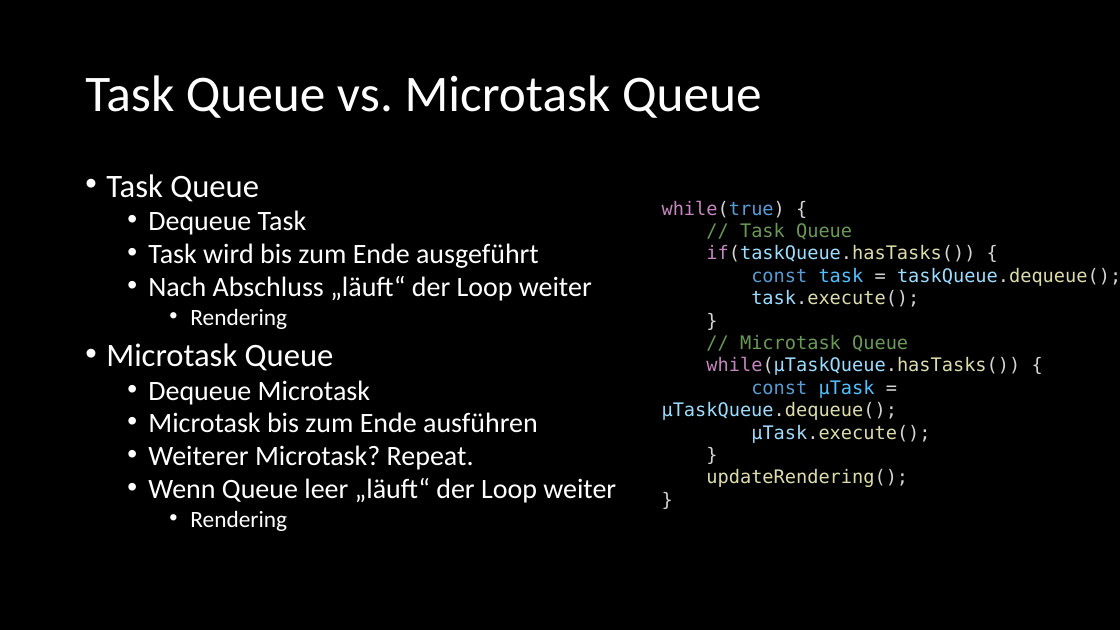
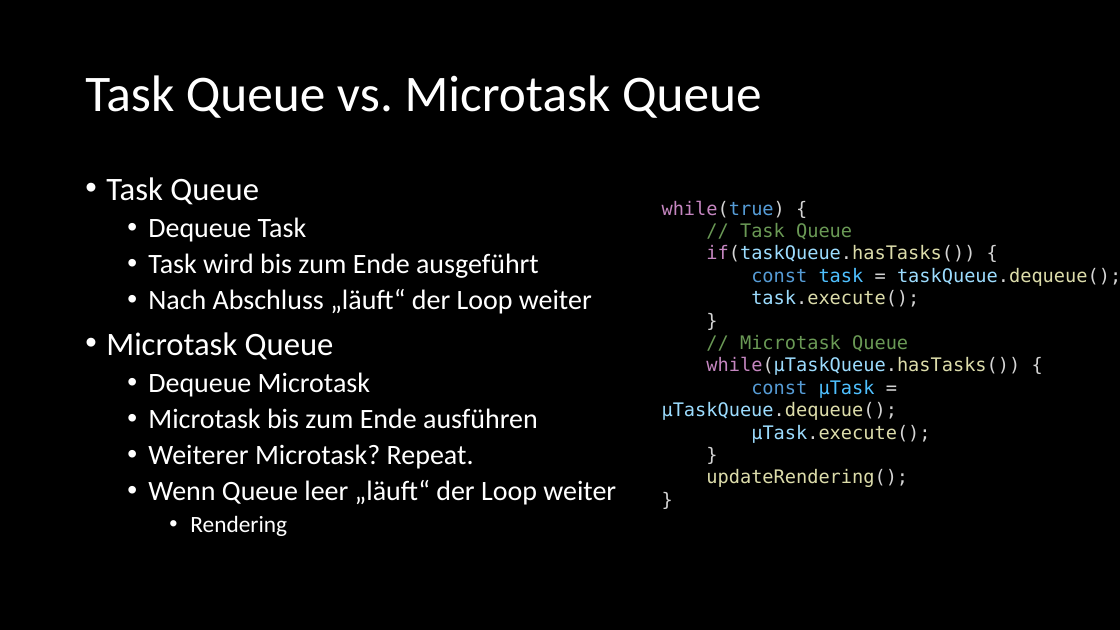
Before and after one commit to twobiers/webtech-workshop-js-async, a slide deck: slide 41 of slides/Presentation.pptx. Drawn at 1120x630 pixels with LibreOffice and Linux fonts; fonts in the diff are those of the drawing. Boxes give left, top, right and bottom in pixels: in the first picture for what was removed or moved away, otherwise in the second. Text is boxed around its words. In the diff, an @@ line names an element or a change of style, - is before the commit and + after.

```diff
--- a/slides/Presentation.pptx
+++ b/slides/Presentation.pptx
@@ text "Task Queue" at (x1=106, y1=177, x2=616, y2=536): line spacing 0.8 to 0.9 @@
@@ text at (x1=190, y1=308, x2=287, y2=329): paragraph removed @@
-    • Rendering
```
Also in this commit, not shown: 3 other slides changed, 1 other file.
